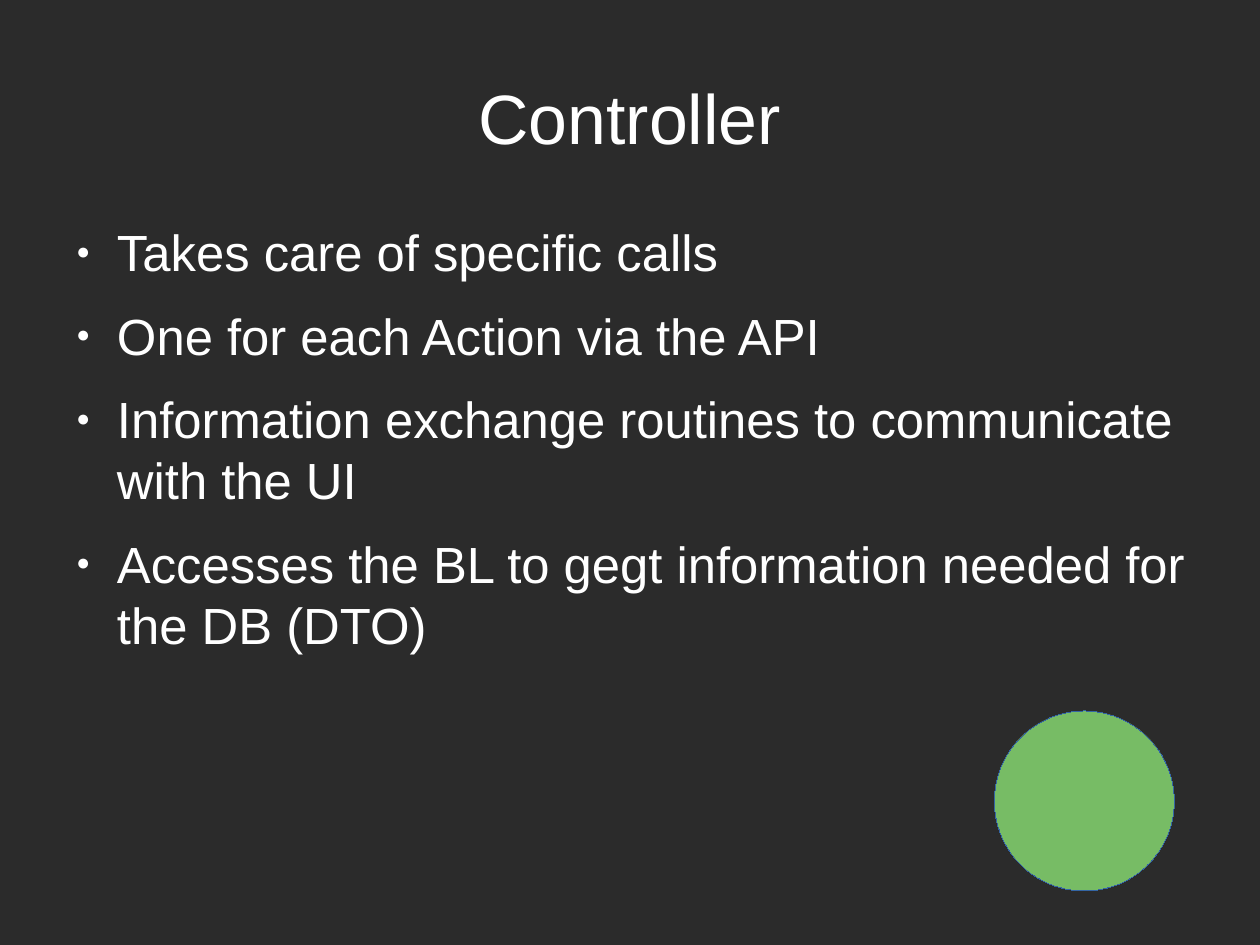
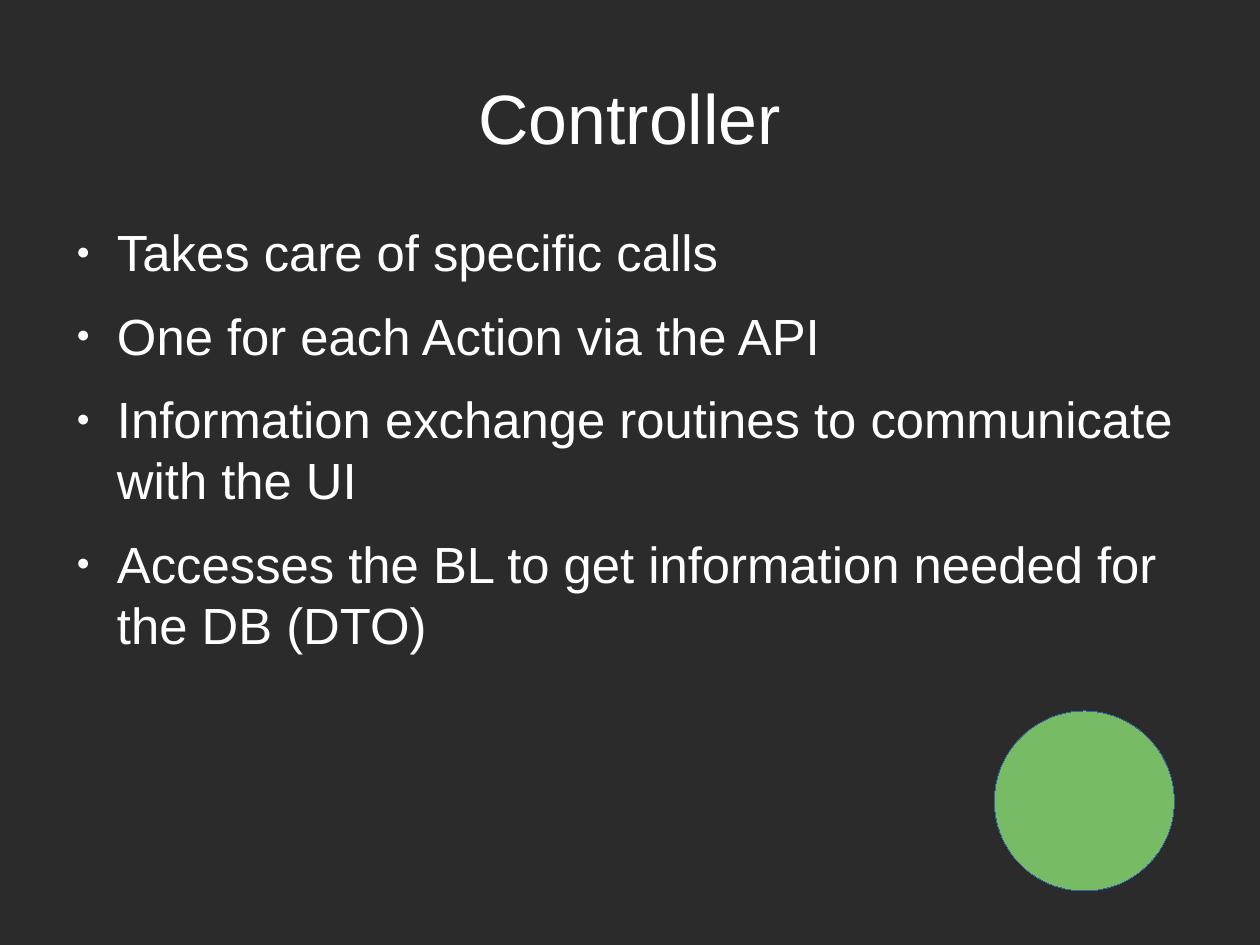
Before and after one commit to EdoardoLenzi9/Advanced-Programming-CPP-Dodo-Neko, a slide deck: slide 11 of Documentation/Milestone 4.odp (slide 12 before the commit). Drawn at 1260x945 pixels with LibreOffice and Linux fonts; fonts in the diff are those of the drawing; background and template pictures are left out; a plain dark background stands for a picture behind light text. Boxes give left, top, right and bottom in pixels: in the first picture for what was removed or moved away, otherwise in the second. Text is boxed around its words. In the diff, an @@ line names an element or a change of style, - is before the commit and + after.

```diff
--- a/Documentation/Milestone 4.odp
+++ b/Documentation/Milestone 4.odp
@@ text at <box>117,546,1156,654</box>: text changed @@
-● Accesses the BL to gegt information needed for the DB (DTO)
+● Accesses the BL to get information needed for the DB (DTO)
```
Also in this commit, not shown: 6 other slides changed, 2 slides added, 1 slide removed.
